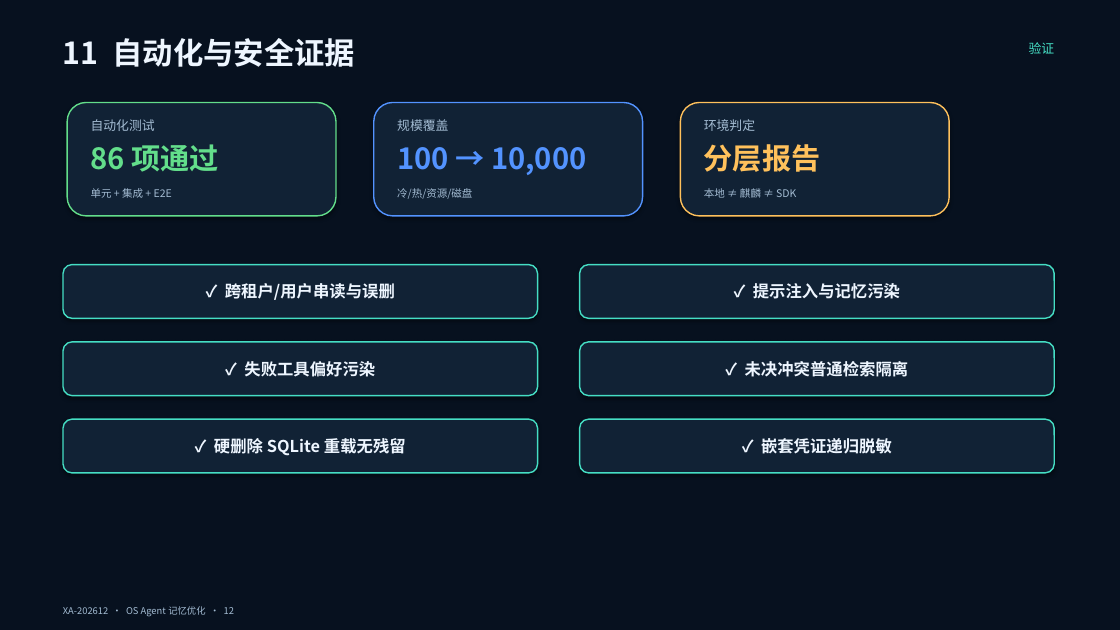
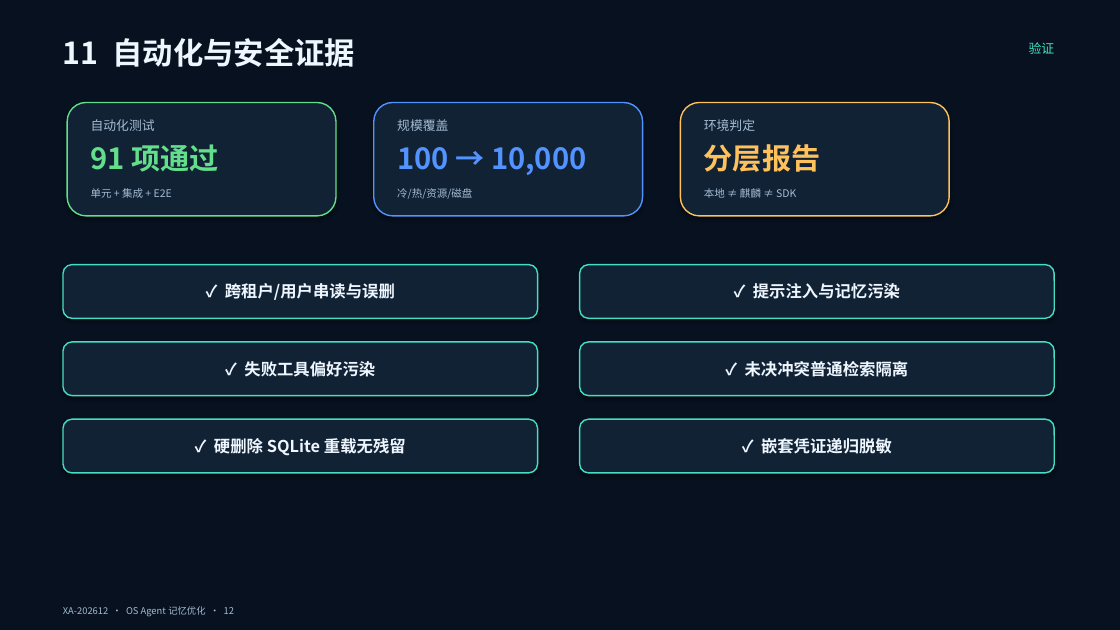
Before and after one commit to chanehwibo/tiaobei, a slide deck: slide 12 of deliverables/ppt/OS_Agent_记忆优化_答辩稿.pptx. Drawn at 1120x630 pixels with LibreOffice and Linux fonts; fonts in the diff are those of the drawing. Boxes give left, top, right and bottom in pixels: in the first picture for what was removed or moved away, otherwise in the second. Text is boxed around its words. In the diff, an @@ line names an element or a change of style, - is before the commit and + after.

```diff
--- a/deliverables/ppt/OS_Agent_记忆优化_答辩稿.pptx
+++ b/deliverables/ppt/OS_Agent_记忆优化_答辩稿.pptx
@@ text at bbox=[91, 144, 219, 172]: text changed @@
-86 项通过
+91 项通过
```
Also in this commit, not shown: 5 other slides changed, 15 other files.
